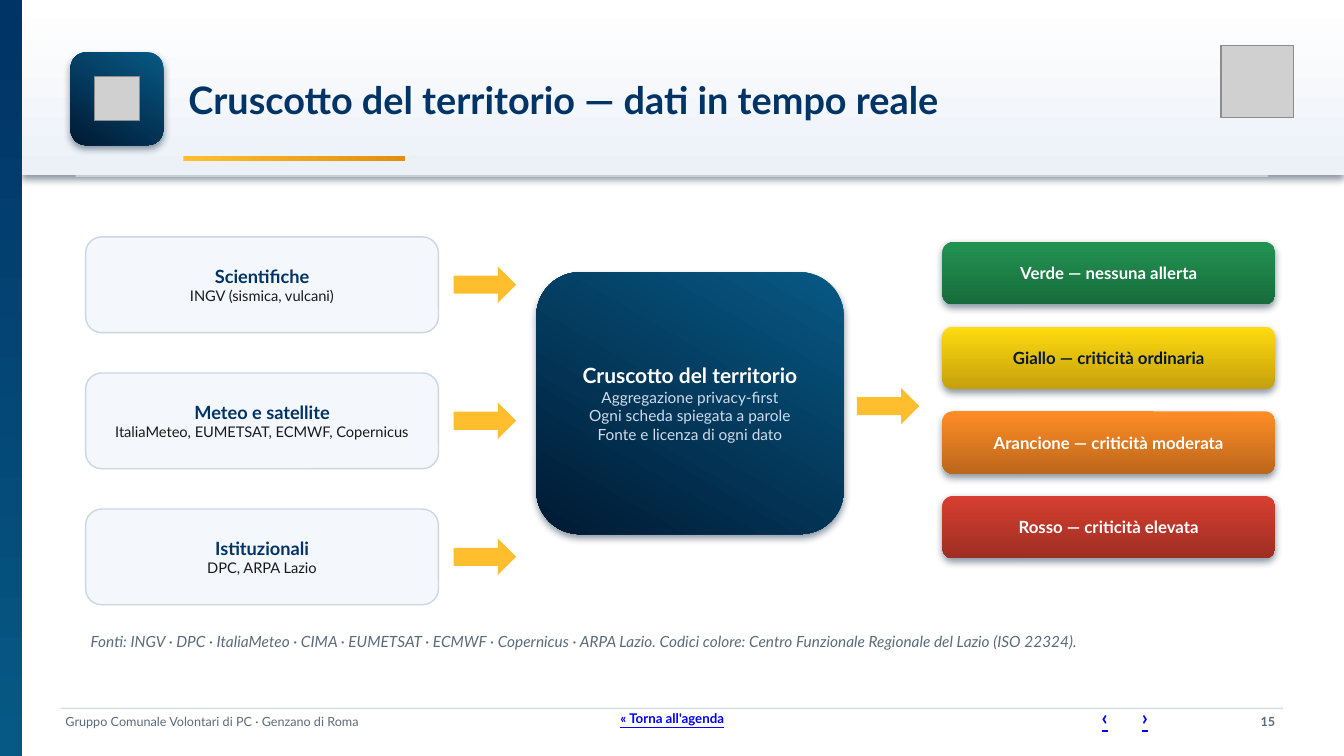
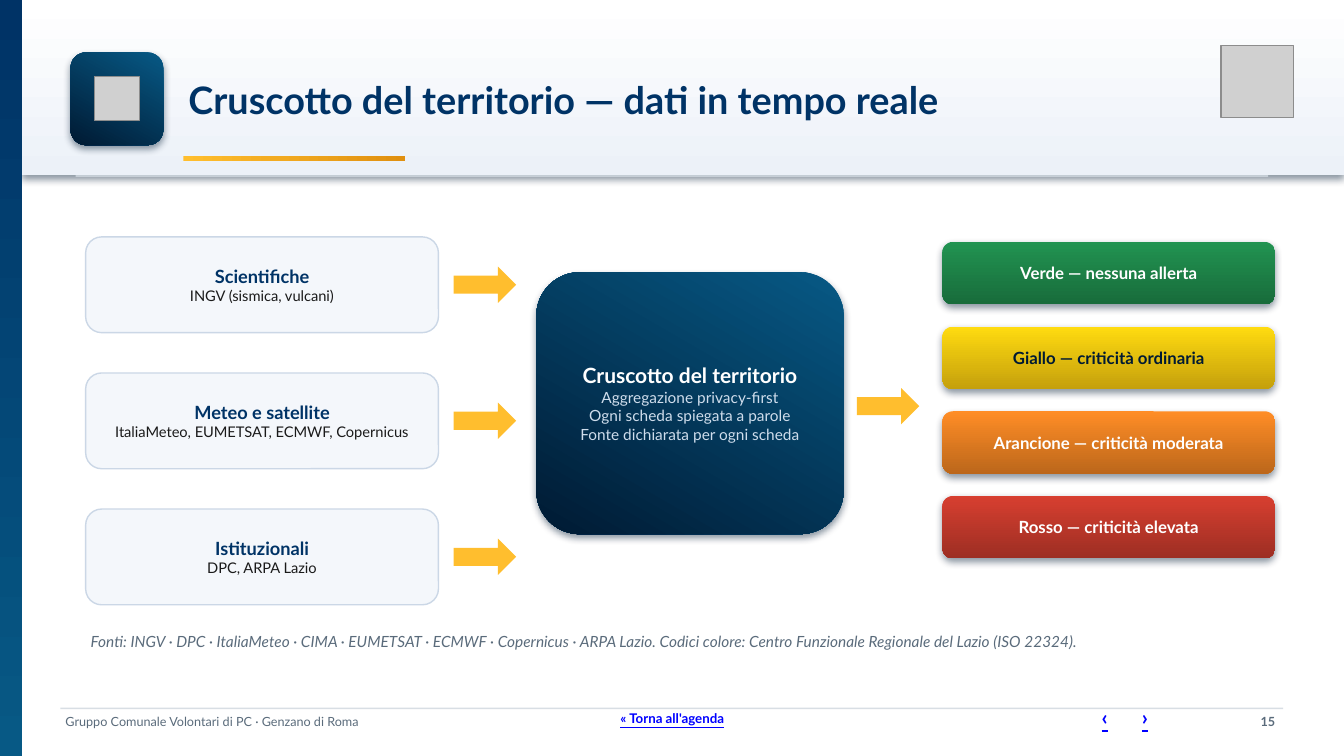
Before and after one commit to SviluppoItaliaDigitale/sito-pc-genzano, a slide deck: slide 15 of static/manuali/presentazione-struttura-sito.pptx. Drawn at 1344x756 pixels with LibreOffice and Linux fonts; fonts in the diff are those of the drawing; grey boxes stand for pictures. Boxes give left, top, right and bottom in pixels: in the first picture for what was removed or moved away, otherwise in the second. Text is boxed around its words. In the diff, an @@ line names an element or a change of style, - is before the commit and + after.

Commit message:
Presentazione del sito: fonte dichiarata per ogni scheda del cruscotto, senza promettere la licenza di ogni dato
Solo 9 schede su 17 indicano la licenza, perché non tutte le fonti la dichiarano: la slide del cruscotto ora dice «Fonte dichiarata per ogni scheda». Deck rigenerato.

```diff
--- a/static/manuali/presentazione-struttura-sito.pptx
+++ b/static/manuali/presentazione-struttura-sito.pptx
@@ text in rounded rectangle at (580,428,799,443): text changed @@
-Fonte e licenza di ogni dato
+Fonte dichiarata per ogni scheda
```
Also in this commit, not shown: 2 other files.
